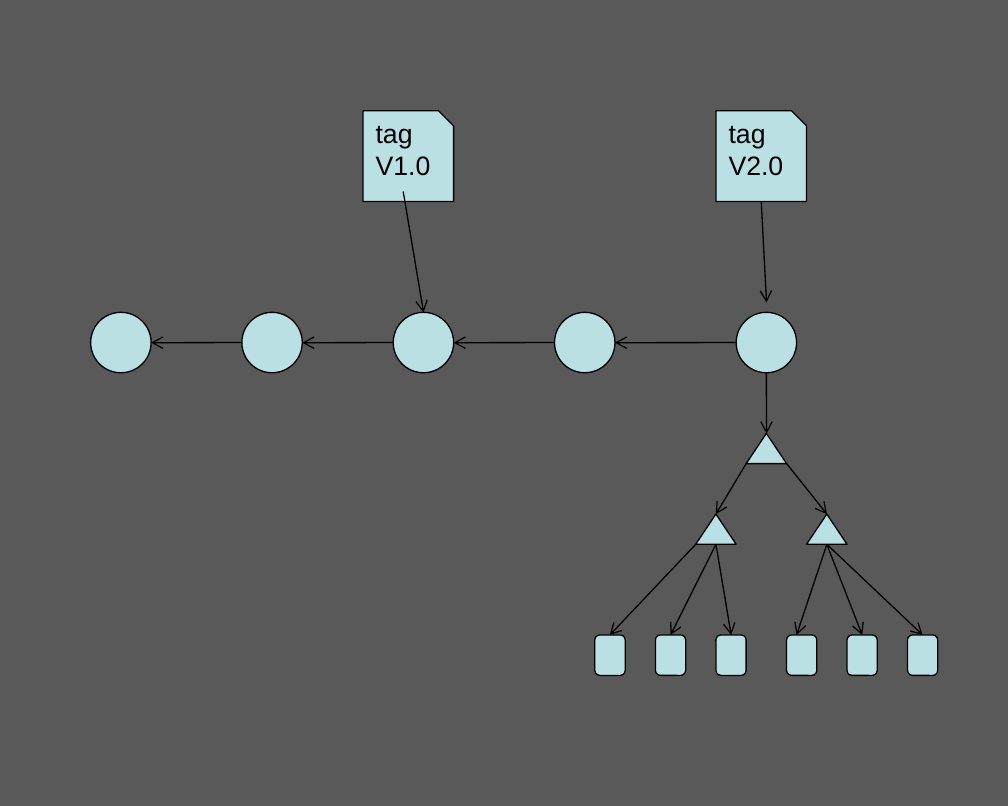
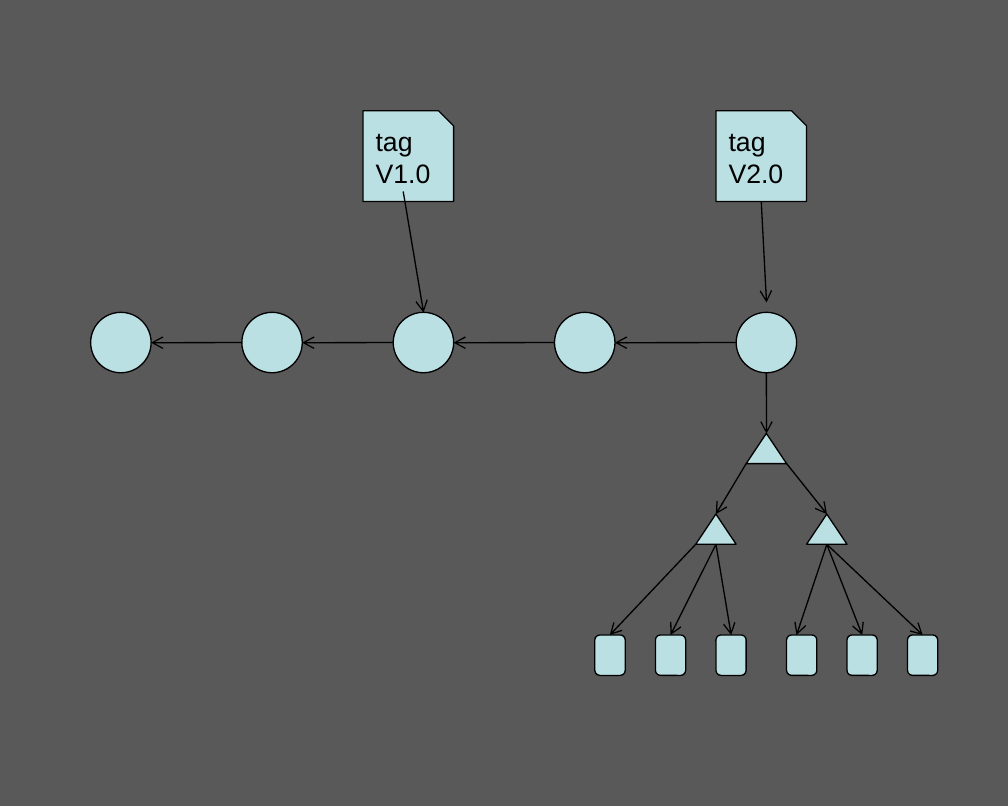
Before and after one commit to wapcms/docs, a slide deck: slide 87 of gittt.ppt. Drawn at 1008x806 pixels with LibreOffice and Linux fonts; fonts in the diff are those of the drawing; background and template pictures are left out. Boxes give left, top, right and bottom in pixels: in the first picture for what was removed or moved away, otherwise in the second. Text is boxed around its words. In the diff, an @@ line names an element or a change of style, - is before the commit and + after.

```diff
--- a/gittt.ppt
+++ b/gittt.ppt
@@ freeform shape "tag" at (x1=364, y1=111, x2=455, y2=202): outline redrawn @@
@@ freeform shape "tag" at (x1=716, y1=111, x2=807, y2=202): outline redrawn @@
```
Also in this commit, not shown: 1 other slide changed.
